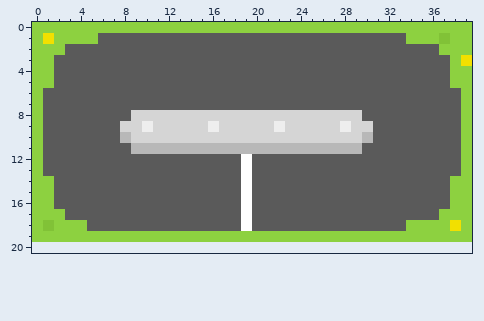
File history of a pixel-art sprite, public/tracks/oval.png. Above is the file before it was changed.
The file is 40x20 pixels. Colours within 5 levels of each other are drawn and written as one. The old version is drawn lined up with the new one, on the new canvas.
The same view after the edit:
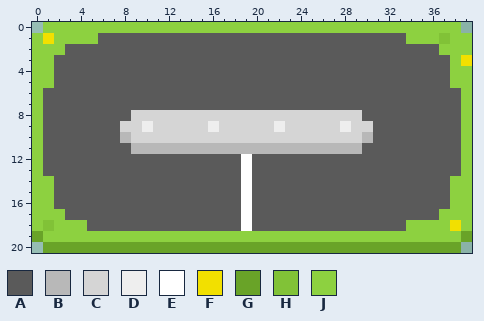
Palette (. is transparent): A #5a5a5a  B #b8b8b8  C #d5d5d5  D #eeeeee  E #ffffff  F #f2e000  G #69a328  H #81c237  J #8dd140
What changed:
canvas 40x20 -> 40x21
y 0: x 0 J -> .; x 39 J -> .
y 19: x 0 J -> G; x 39 J -> G
y 20: x 1..38 ...................................... -> GGGGGGGGGGGGGGGGGGGGGGGGGGGGGGGGGGGGGG
Changed places in both pictures, as pixel boxes (x1, y1, x2, y2):
erased: (32, 22, 43, 33)
erased: (461, 22, 472, 33)
changed: (32, 231, 472, 253)
